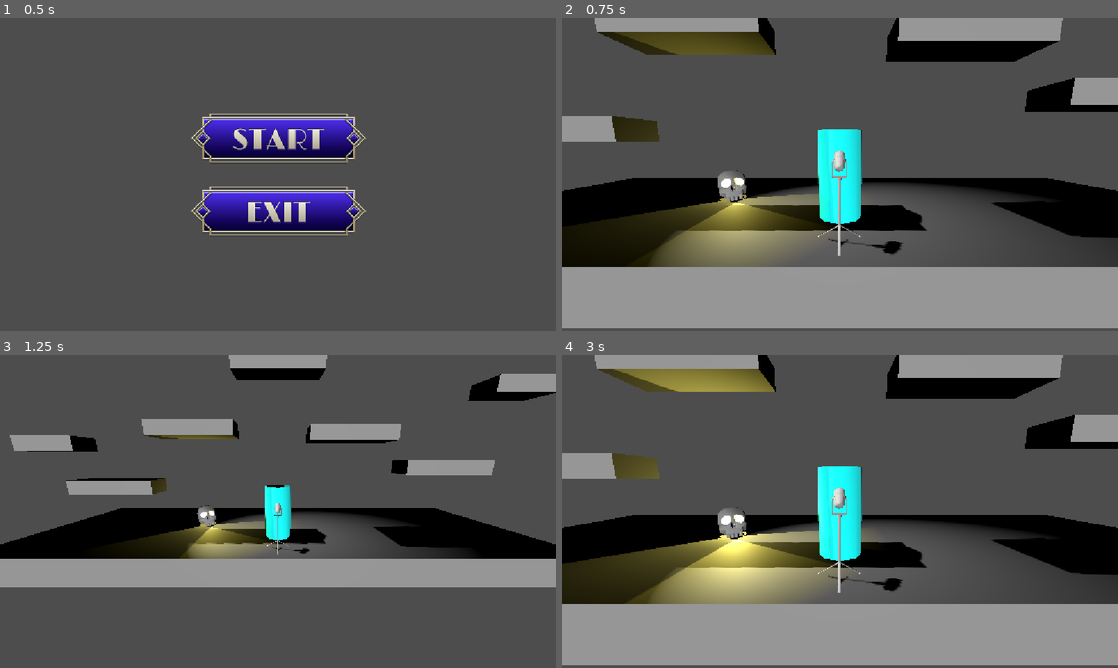
Above: before the commit, frames 1-4 (two rows, left to right).
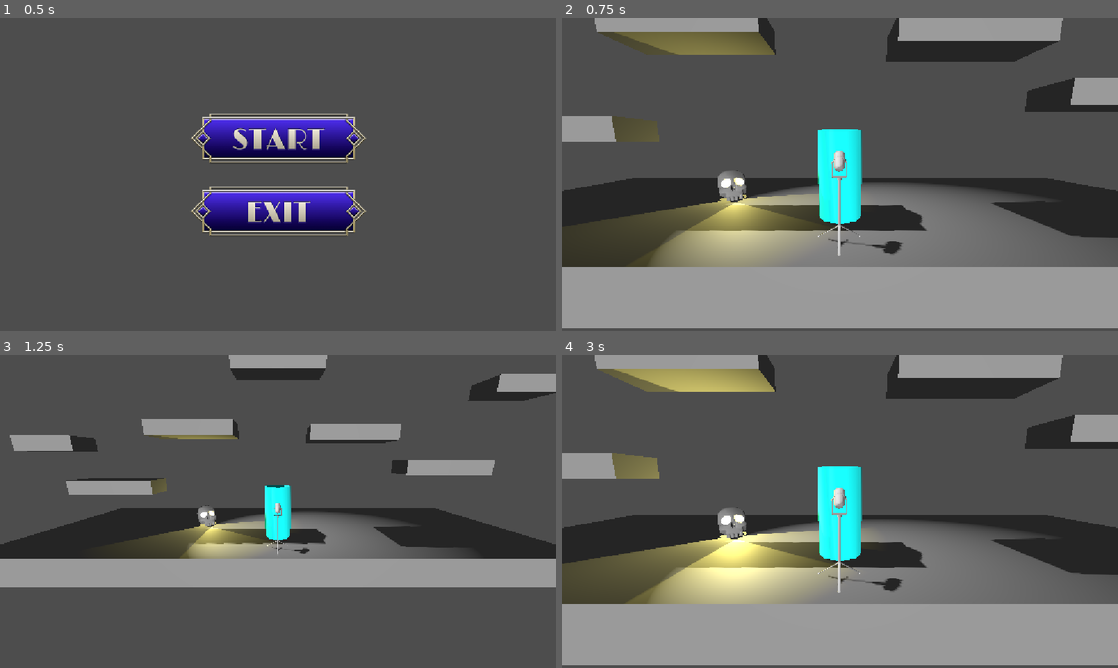
Above: after the commit, the same moments.

Repository: JoesRealAccount/ggj_2026
Game: Godot game, scene res://scenes/main_screen.tscn
Two runs of this game, one before a commit and one after it. Both use one fixed random seed, a clock stepped at 60 frames per second and the inputs below.
Inputs (mouse positions are in pixels of both pictures, inside the frame that each line leads up to):
- Up to frame 1 (0.5 s): no input
- Up to frame 2 (0.75 s): click (840, 136) at 0.5 s
- Up to frame 3 (1.25 s): no input
- Up to frame 4 (3 s): tap Enter (switch_mask) at 1.25, 2.1 s; hold D (move_right) 1.28-2.03 s; hold Enter (switch_mask) 1.28-2.03 s; tap W (jump) at 1.52, 2.27 s; hold Escape (back_to_menu) 2.03-2.75 s; click (840, 473) at 2.75 s

Frame 1 is identical in both runs. In frame 2, 32% of the frame differs, in the area x 0-100%, y 0-80%; in frame 3, 15%; in frame 4, 32%.

Commit message:
feat: add environment settings and fog volumes to main level scene

Diff:
--- a/prefabs/camera.tscn
+++ b/prefabs/camera.tscn
@@ -4,11 +4,14 @@
 [ext_resource type="Shader" uid="uid://dvw31yv05xapa" path="res://shaders/grayscale.gdshader" id="2_gtx3x"]
 [ext_resource type="Script" uid="uid://dxw2fq2qsmx20" path="res://shaders/shader_manager.gd" id="3_b05li"]
 
+[sub_resource type="Environment" id="Environment_qwx7c"]
+
 [sub_resource type="ShaderMaterial" id="ShaderMaterial_k5pu3"]
 shader = ExtResource("2_gtx3x")
 shader_parameter/edge_intensity = 0.10000000149012
 
 [node name="Camera" type="Camera3D" unique_id=657267949]
+environment = SubResource("Environment_qwx7c")
 script = ExtResource("1_tmlye")
 
 [node name="CanvasLayer" type="CanvasLayer" parent="." unique_id=1563520118]
--- a/scenes/main_level.tscn
+++ b/scenes/main_level.tscn
@@ -7,6 +7,10 @@
 [ext_resource type="ArrayMesh" uid="uid://c82yeckf02435" path="res://objects/Mic_Test_Expo.obj" id="5_5fr2l"]
 [ext_resource type="Script" uid="uid://7oqt3khexuu5" path="res://mask_manager.gd" id="6_2sb77"]
 [ext_resource type="PackedScene" uid="uid://chg0eqr7v2cdp" path="res://prefabs/totenkopf.tscn" id="7_u2c82"]
+
+[sub_resource type="Environment" id="Environment_u2c82"]
+volumetric_fog_enabled = true
+volumetric_fog_density = 0.06
 
 [sub_resource type="PhysicsMaterial" id="PhysicsMaterial_bw3m6"]
 
@@ -37,11 +41,23 @@
 [node name="World" type="Node3D" unique_id=1459611085]
 script = ExtResource("1_bq26l")
 
+[node name="WorldEnvironment" type="WorldEnvironment" parent="." unique_id=2124041233]
+environment = SubResource("Environment_u2c82")
+
+[node name="FogVolume" type="FogVolume" parent="WorldEnvironment" unique_id=330421816]
+transform = Transform3D(1, 0, 0, 0, 1, 0, 0, 0, 1, 0, 0, -5)
+size = Vector3(42.259285, 31.16742, 9.22644)
+
+[node name="FogVolume2" type="FogVolume" parent="WorldEnvironment" unique_id=263002170]
+transform = Transform3D(1, 0, 0, 0, 1, 0, 0, 0, 1, 0, -1, 3)
+size = Vector3(26.490479, 2, 40.606018)
+
 [node name="Player" parent="." unique_id=449052630 instance=ExtResource("2_qmak7")]
 transform = Transform3D(1, 0, 0, 0, 1, 0, 0, 0, 1, 0, 1.05, 0)
 max_jump_count = 1
 
 [node name="Camera" parent="." unique_id=657267949 node_paths=PackedStringArray("lookAtTarget") instance=ExtResource("3_u2c82")]
+environment = null
 lookAtTarget = NodePath("../Player")
 offset = Vector3(0, 2, 8)
 
